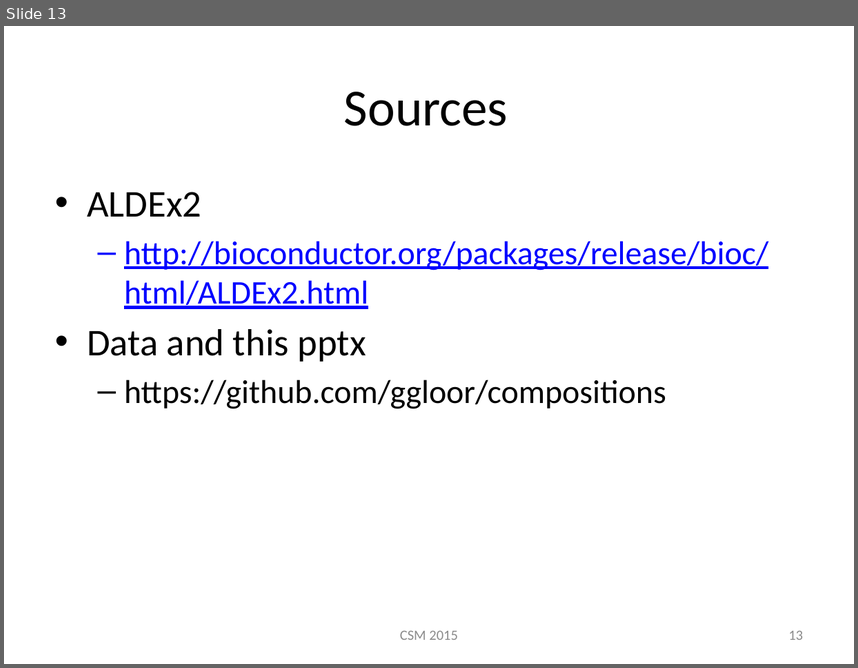
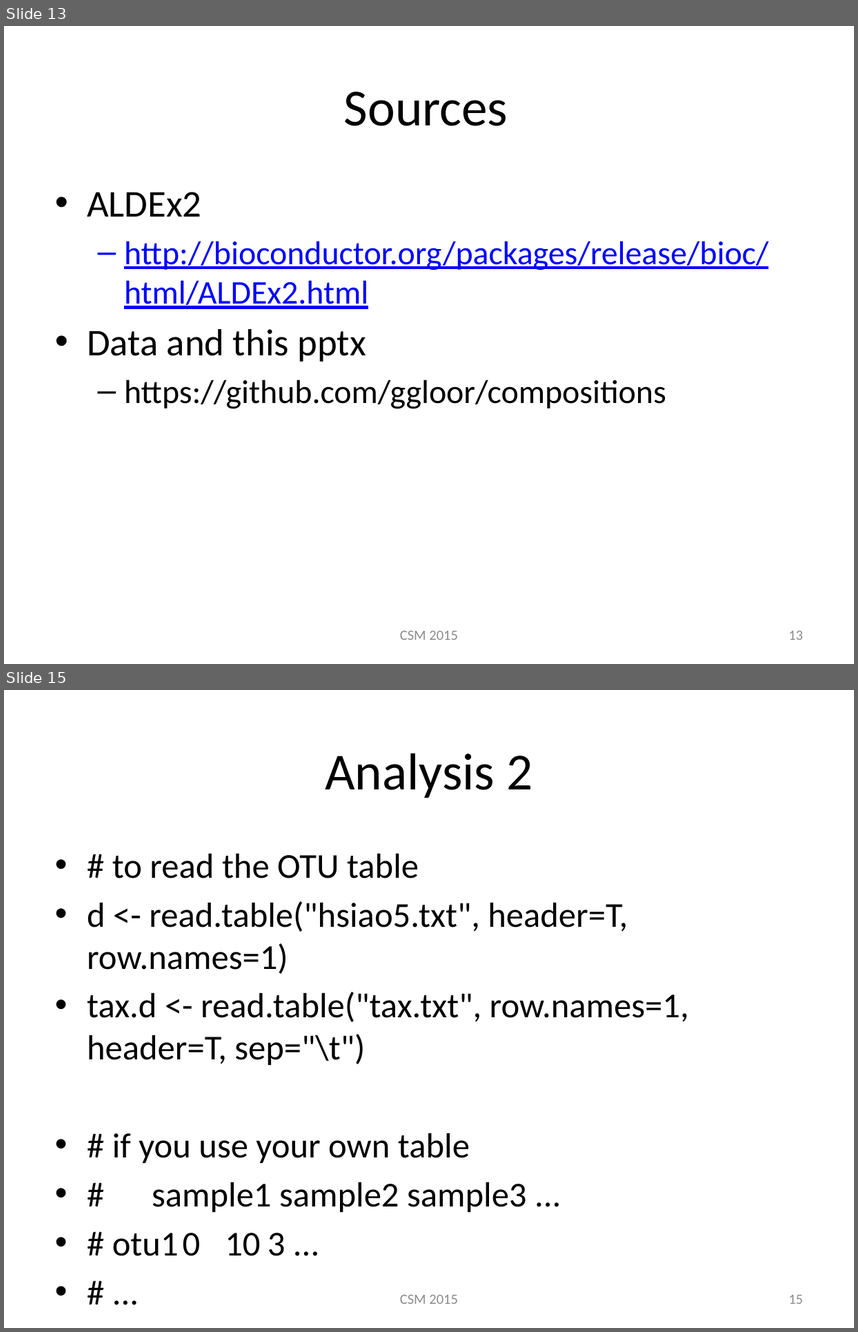
Before and after one commit to ggloor/compositions, a slide deck: CSM_2015_r.pptx. Shown one above the other, each under a label of ours: slide 13 before the commit, slides 13 and 15 after it; the slides between them are not shown. The pictures are 858x668 and 858x1332 pixels, drawn with LibreOffice and Linux fonts; fonts in the diff are those of the drawing. Boxes give left, top, right and bottom in pixels: in the first picture for what was removed or moved away, otherwise in the second. Text is boxed around its words. In the diff, an @@ line names an element or a change of style, - is before the commit and + after.

```diff
--- a/CSM_2015_r.pptx
+++ b/CSM_2015_r.pptx
@@ slide 15 added at [4, 690, 854, 1328], background #FFFFFF @@
@@ title added at [325, 753, 533, 798], 44 pt, text #000000 @@
+Analysis 2
@@ text added at [87, 854, 689, 1256], 29.6 pt, text #000000 @@
+• # to read the OTU table
+• d <- read.table("hsiao5.txt", header=T, row.names=1)
+• tax.d <- read.table("tax.txt", row.names=1, header=T, sep="\t")
+• # if you use your own table
+• # sample1 sample2 sample3 ...
+• # otu1 0 10 3 ...
+• # ...
@@ text added at [400, 1294, 458, 1303], 12 pt, text #8C8C8C @@
+CSM 2015
@@ page number added at [789, 1294, 803, 1303], 12 pt, text #8C8C8C @@
+15
```
Also in this commit, not shown: 1 slide changed, 5 other slides added, 1 other file.
